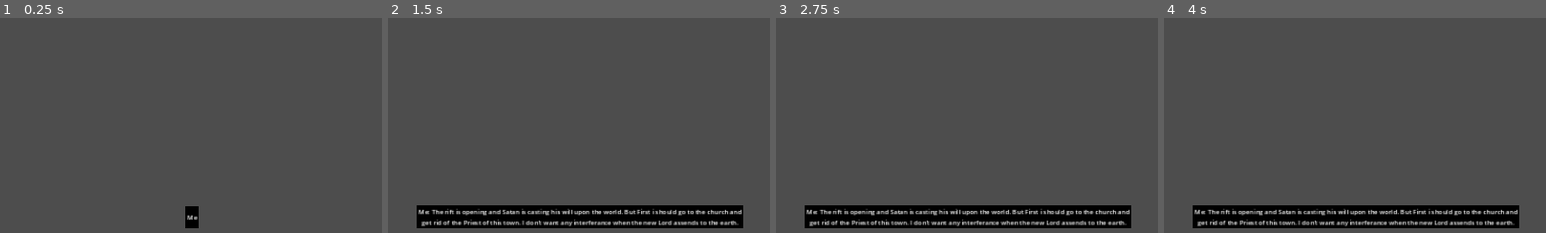
Above: before the commit, frames 1-4 (left to right).
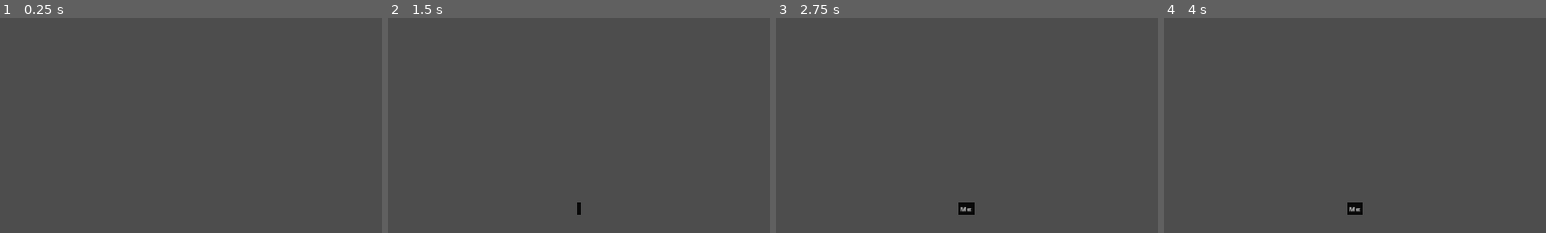
Above: after the commit, the same moments.

Repository: elpozewaunig/SacrilegiousTerminus
Game: Godot game, scene res://scenes/HudOverlay.tscn
The game is run twice, just before and just after one commit, with the same random seed, the same clock (stepped at 60 frames per second) and the same inputs. This scene is started directly instead of the project's main scene.
Inputs:
- Up to frame 1 (0.25 s): no input
- Up to frame 2 (1.5 s): tap Enter (skip-dialog) at 0.5 s; hold 3 (innerWheelRight) 0.53-1.28 s; tap Down (input-before) at 0.6, 1.35 s; hold 1 (innerWheelLeft) from 1.28 s (still down)
- Up to frame 3 (2.75 s): release 1 (innerWheelLeft) at 2.03 s; hold 3 (innerWheelRight) from 2.03 s (still down); tap Space (input-next) at 2.1 s; tap Down (input-before) at 2.3 s
- Up to frame 4 (4 s): tap R (temporaryNewSpinCommand) at 2.85 s; tap Down (input-before) at 3.05, 3.6 s; release 3 (innerWheelRight) at 3.53 s; hold 1 (innerWheelLeft) from 3.53 s (still down)
The pictures show only the part of the screen within x 25-75%, y 50-100%; the shares and areas given below are measured in that part.

The runs differ from the first frame. In frame 1, 0.3% of the frame differs, in the area x 48-52%, y 87-98%; in frame 2, 8.2%; in frame 3, 8.2%; in frame 4, 8.2%, in the area x 7-93%, y 85-98%.

Commit message:
Improved hud overlay

Diff:
--- a/code/dialogScript.gd
+++ b/code/dialogScript.gd
@@ -1,4 +1,6 @@
 extends CanvasLayer
+
+signal dialogCompleted()
 
 @export var pitch: float = 1.00
 @export var pitch_range: float = 0.05
@@ -10,33 +12,41 @@
 @onready var effect: AudioEffect = AudioServer.get_bus_effect(bus_index, 0)
 
 var dialogDone: bool = true;
-var dialogs = [
-	"Me: The rift is opening and Satan is casting his will upon the world. But First i should go to the church and
-get rid of the Priest of this town. I don’t want any interferance when the new Lord assends to the earth.",
-"Priester Robert: My good child, what brings you here today?",
-"Me: I am here to help our Supremelord from the underworld Satan himself"
-]
+var dialogPartDone: bool = true;
+var dialogParts: Array[String] = []
 var currentIndex: int = 0;
+var visible_character: float = 0
 
 func _ready() -> void:
-	initDialogBox(dialogs[currentIndex])
+	if dialogParts.size() > 0:
+		resetDialogBox()
 
 # Called every frame. 'delta' is the elapsed time since the previous frame.
-var visible_character: float = 0
 func _process(delta: float) -> void:
-	if !dialogDone:
-		write(delta);
+	if !dialogPartDone:
+		write(delta)
+	elif dialogDone:
+		# emit the dialog completed signal
+		dialogCompleted.emit()
 
-func initDialogBox(text: String) -> void:
+func init(dialogArray: Array[String]) -> void:
+	currentIndex = 0
+	dialogParts = dialogArray
+	resetDialogBox()
+
+func resetDialogBox() -> void:
 	dialogLabel.visible_ratio = 0
-	dialogLabel.text = text
+	dialogLabel.text = dialogParts[currentIndex]
+	dialogLabel.visible_ratio = 0
+	visible_character = 0
+	dialogPartDone = false
 	dialogDone = false
 
 func write(delta: float) -> void:
 	if dialogLabel.visible_ratio < 1:
 		dialogLabel.visible_ratio += (type_speed * delta * 10) / dialogLabel.text.length()
 	else:
-		dialogDone = true;
+		dialogPartDone = true;
 	if visible_character != dialogLabel.visible_characters:
 		visible_character = dialogLabel.visible_characters
 		if audioplayer.stream != null and currentNotWhiteSpace():
@@ -51,15 +61,16 @@
 	return result == null
 
 
-func reset() -> void:
-	dialogLabel.visible_ratio = 0
-	visible_character = 0
-
 func _input(event: InputEvent) -> void:
 	if Input.is_action_just_released("skip-dialog"):
-		if dialogDone:
+		if dialogPartDone:
 			currentIndex += 1
-			if currentIndex < dialogs.size():
-				initDialogBox(dialogs[currentIndex])
+			if currentIndex < dialogParts.size():
+				# start next dialog
+				resetDialogBox()
+			else:
+				# All dialog parts done
+				dialogDone = true;
 		else:
+			# skip dialog
 			dialogLabel.visible_ratio = 1;
--- /dev/null
+++ b/code/hudOverlay.gd
@@ -0,0 +1,25 @@
+extends Control
+
+@onready var dialogLayer: CanvasLayer = $"%DialogLayer"
+
+@export var dialog: Array[String]
+
+# Called when the node enters the scene tree for the first time.
+func _ready() -> void:
+	pass
+
+# Called every frame. 'delta' is the elapsed time since the previous frame.
+func _process(delta: float) -> void:
+	pass
+
+func showDialog(dialog: Array[String]) -> void:
+	dialogLayer.init(dialog)
+	dialogLayer.visible = true
+
+func _on_dialog_layer_dialog_completed() -> void:
+	dialogLayer.visible = false
+	pass # Replace with function body.
+
+func _input(event: InputEvent) -> void:
+	if Input.is_action_just_released("input-before"):
+		showDialog(dialog)
--- a/code/ui_overlay.gd
+++ /dev/null
@@ -1,13 +0,0 @@
-extends Control
-
-@onready var dialogLayer: CanvasLayer = $"%DialogLayer"
-
-# Called when the node enters the scene tree for the first time.
-func _ready() -> void:
-
-	pass
-
-
-# Called every frame. 'delta' is the elapsed time since the previous frame.
-func _process(delta: float) -> void:
-	pass
--- a/project.godot
+++ b/project.godot
@@ -59,6 +59,11 @@
 , Object(InputEventKey,"resource_local_to_scene":false,"resource_name":"","device":-1,"window_id":0,"alt_pressed":false …(185 unchanged characters)…
 ]
 }
+skip-dialog={
+"deadzone": 0.5,
+"events": [Object(InputEventKey,"resource_local_to_scene":false,"resource_name":"","device":-1,"window_id":0,"alt_pressed":false,"shift_pressed":false,"ctrl_pressed":false,"meta_pressed":false,"pressed":false,"keycode":0,"physical_keycode":4194309,"key_label":0,"unicode":0,"location":0,"echo":false,"script":null)
+]
+}
 innerWheelLeft={
 "deadzone": 0.5,
 "events": [Object(InputEventKey,"resource_local_to_scene":false,"resource_name":"","device":-1,"window_id":0,"alt_press …(191 unchanged characters)…
@@ -89,11 +94,6 @@
 "events": [Object(InputEventKey,"resource_local_to_scene":false,"resource_name":"","device":-1,"window_id":0,"alt_press …(191 unchanged characters)…
 ]
 }
-skip-dialog={
-"deadzone": 0.5,
-"events": [Object(InputEventKey,"resource_local_to_scene":false,"resource_name":"","device":-1,"window_id":0,"alt_pressed":false,"shift_pressed":false,"ctrl_pressed":false,"meta_pressed":false,"pressed":false,"keycode":0,"physical_keycode":4194309,"key_label":0,"unicode":0,"location":0,"echo":false,"script":null)
-]
-}
 
 [rendering]
 
--- a/scenes/HudOverlay.tscn
+++ b/scenes/HudOverlay.tscn
@@ -1,6 +1,6 @@
 [gd_scene load_steps=5 format=3 uid="uid://dvygun7k256ji"]
 
-[ext_resource type="Script" path="res://code/ui_overlay.gd" id="1_nlpga"]
+[ext_resource type="Script" path="res://code/hudOverlay.gd" id="1_nlpga"]
 [ext_resource type="Script" path="res://code/dialogScript.gd" id="2_p562y"]
 [ext_resource type="AudioStream" uid="uid://dlvfs6xlorf1j" path="res://assets/sounds/sfx_Typewriter.ogg" id="3_o5wnl"]
 
@@ -9,7 +9,7 @@
 content_margin_top = 4.0
 content_margin_right = 4.0
 content_margin_bottom = 4.0
-bg_color = Color(0, 0, 0, 1)
+bg_color = Color(0, 0, 0, 0.878431)
 
 [node name="HudOverlay" type="Control"]
 layout_mode = 3
@@ -19,9 +19,11 @@
 grow_horizontal = 2
 grow_vertical = 2
 script = ExtResource("1_nlpga")
+dialog = Array[String](["Me: The rift is opening and Satan is casting his will upon the world. But First i should go to the church and get rid of the Priest of this town. I don’t want any interferance when the new Lord assends to the earth.", "Priester Robert: My good child, what brings you here today?", "Me: I am here to help our Supremelord from the underworld Satan himself"])
 
 [node name="DialogLayer" type="CanvasLayer" parent="."]
 unique_name_in_owner = true
+visible = false
 script = ExtResource("2_p562y")
 
 [node name="DialogLabel" type="Label" parent="DialogLayer"]
@@ -33,16 +35,18 @@
 anchor_bottom = 0.99
 offset_left = -7.0
 offset_top = -57.0
-offset_right = 7.0
+offset_right = 2.0
+offset_bottom = -34.0
 grow_horizontal = 2
 grow_vertical = 0
 size_flags_vertical = 8
 theme_override_colors/font_color = Color(1, 1, 1, 1)
 theme_override_styles/normal = SubResource("StyleBoxFlat_mc56r")
-text = "f"
 horizontal_alignment = 1
 vertical_alignment = 1
 
 [node name="TypewriterAudio" type="AudioStreamPlayer" parent="DialogLayer"]
 unique_name_in_owner = true
 stream = ExtResource("3_o5wnl")
+
+[connection signal="dialogCompleted" from="DialogLayer" to="." method="_on_dialog_layer_dialog_completed"]
